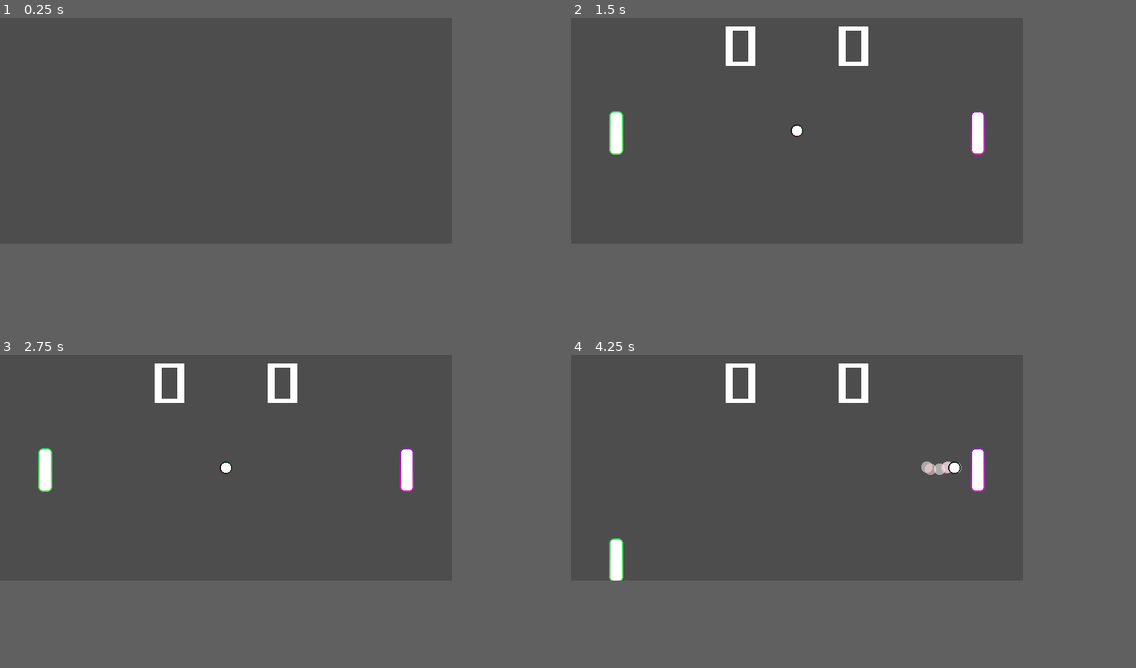
Above: before the commit, frames 1-4 (two rows, left to right).
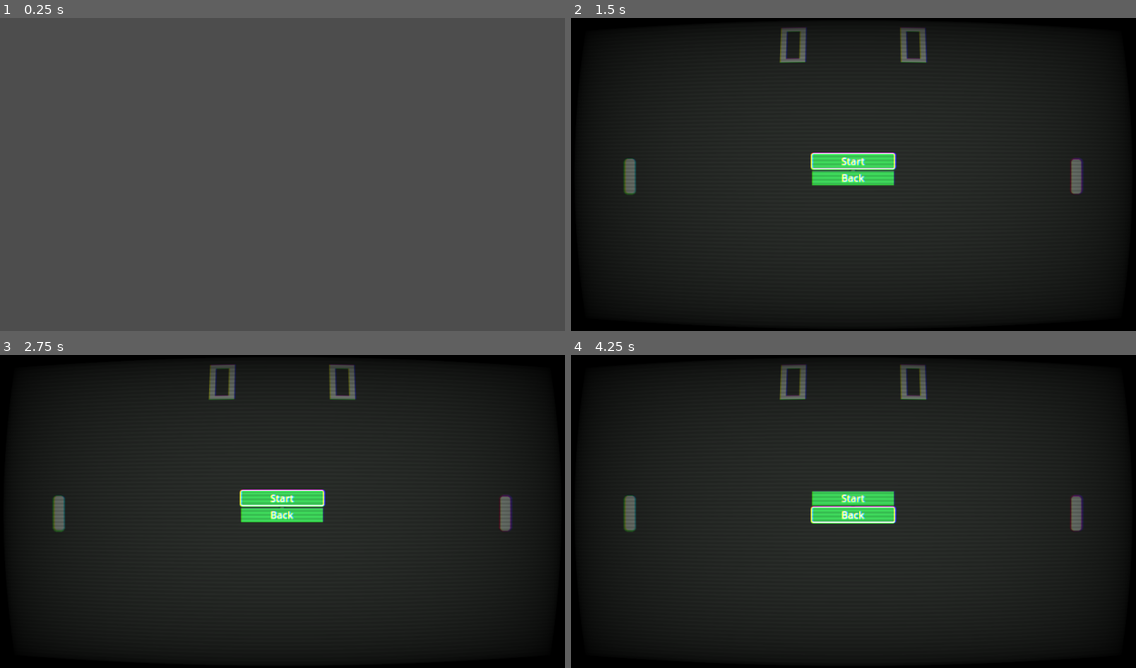
Above: after the commit, the same moments.

Repository: samsvp/godot-small-games
Game: Godot game, scene res://Scenes/main_menu.tscn
The game is run twice, just before and just after one commit, with the same random seed, the same clock (stepped at 60 frames per second) and the same inputs.
Inputs (mouse positions are in pixels of both pictures, inside the frame that each line leads up to):
- Up to frame 1 (0.25 s): no input
- Up to frame 2 (1.5 s): tap Enter at 0.5 s; hold Up (ui_up) 0.53-1.25 s; tap P at 0.6 s; click "Start" at 1.25 s
- Up to frame 3 (2.75 s): click (226, 458) at 2 s, where only the run after the commit has a clickable "Start"
- Up to frame 4 (4.25 s): click (797, 470) at 2.75 s, where only the run after the commit has a clickable "Back"; hold Down (ui_down) from 3.53 s (still down); tap P at 3.6 s
In our replay, the window is 640x320 before the commit and 800x444 after it. These sizes can differ from the game's own. Grey fills any space a smaller window leaves; there, only what the larger window draws over its background counts as a difference.

The runs differ from the first frame. In frame 1, only the window size differs. In frame 2, 81% of the frame differs, in the area x 0-96%, y 0-96%; in frame 3, 81%; in frame 4, 81%.

Commit message:
Added pong

Diff:
--- a/Scenes/Pong/enemy.tscn
+++ b/Scenes/Pong/enemy.tscn
@@ -1,8 +1,9 @@
-[gd_scene load_steps=6 format=3 uid="uid://bsu3ograhbayt"]
+[gd_scene load_steps=7 format=3 uid="uid://bsu3ograhbayt"]
 
 [ext_resource type="Script" path="res://Scripts/Pong/enemy.gd" id="1_dcuid"]
 [ext_resource type="Texture2D" uid="uid://b8h8p063fxsd0" path="res://Sprites/Pong/paddle.png" id="1_javrs"]
 [ext_resource type="Shader" path="res://Shaders/Pong/outline.gdshader" id="2_8sas6"]
+[ext_resource type="AudioStream" uid="uid://mom2rqm3hypj" path="res://Audio/Pong/paddle-hit.wav" id="4_efkrd"]
 
 [sub_resource type="ShaderMaterial" id="ShaderMaterial_o43aq"]
 shader = ExtResource("2_8sas6")
@@ -23,3 +24,6 @@
 [node name="CollisionShape2D" type="CollisionShape2D" parent="."]
 position = Vector2(0, 3)
 shape = SubResource("RectangleShape2D_v65y0")
+
+[node name="AudioStreamPlayer2D" type="AudioStreamPlayer2D" parent="."]
+stream = ExtResource("4_efkrd")
--- a/Scenes/Pong/main.tscn
+++ b/Scenes/Pong/main.tscn
@@ -9,6 +9,7 @@
 [ext_resource type="Texture2D" uid="uid://bgshvok0o73qr" path="res://Sprites/Pong/square-full.png" id="7_ginwb"]
 [ext_resource type="Texture2D" uid="uid://cjile311soywb" path="res://Sprites/Pong/square-black-full.png" id="8_u4qte"]
 [ext_resource type="Texture2D" uid="uid://cbj1arsob4ouc" path="res://Sprites/Pong/button-background-color.png" id="9_7fj3y"]
+[ext_resource type="Shader" path="res://Shaders/Pong/fisheye.gdshader" id="10_gfpeb"]
 
 [sub_resource type="StyleBoxTexture" id="StyleBoxTexture_rx174"]
 texture = ExtResource("9_7fj3y")
@@ -59,11 +60,14 @@
 color_ramp = SubResource("GradientTexture1D_d2uor")
 hue_variation_max = 0.2
 
+[sub_resource type="ShaderMaterial" id="ShaderMaterial_ywqf7"]
+shader = ExtResource("10_gfpeb")
+
 [node name="main" type="Node2D"]
 
 [node name="PlayerScore" type="Sprite2D" parent="."]
 unique_name_in_owner = true
-position = Vector2(240, 40)
+position = Vector2(350, 40)
 texture = ExtResource("6_qu8nt")
 hframes = 3
 vframes = 4
@@ -71,7 +75,7 @@
 
 [node name="EnemyScore" type="Sprite2D" parent="."]
 unique_name_in_owner = true
-position = Vector2(400, 40)
+position = Vector2(550, 40)
 texture = ExtResource("6_qu8nt")
 hframes = 3
 vframes = 4
@@ -105,8 +109,8 @@
 offset_bottom = 40.0
 
 [node name="MainMenuBG" type="Sprite2D" parent="GUI"]
-position = Vector2(320, 160)
-scale = Vector2(25, 25)
+position = Vector2(649.5, 281)
+scale = Vector2(45.5938, 32.5625)
 texture = ExtResource("8_u4qte")
 
 [node name="VBoxContainer" type="VBoxContainer" parent="GUI"]
@@ -116,10 +120,10 @@
 anchor_top = 0.5
 anchor_right = 0.5
 anchor_bottom = 0.5
-offset_left = 234.0
-offset_top = 107.0
-offset_right = 366.0
-offset_bottom = 173.0
+offset_left = 364.0
+offset_top = 197.0
+offset_right = 496.0
+offset_bottom = 263.0
 grow_horizontal = 2
 grow_vertical = 2
 
@@ -146,5 +150,12 @@
 one_shot = true
 explosiveness = 0.5
 
+[node name="CanvasLayer" type="CanvasLayer" parent="."]
+
+[node name="ColorRect" type="ColorRect" parent="CanvasLayer"]
+material = SubResource("ShaderMaterial_ywqf7")
+offset_right = 911.0
+offset_bottom = 509.0
+
 [connection signal="pressed" from="GUI/VBoxContainer/StartButton" to="PongManager" method="_on_start_button_pressed"]
 [connection signal="pressed" from="GUI/VBoxContainer/EndButton" to="PongManager" method="_on_end_button_pressed"]
--- a/Scenes/Pong/player.tscn
+++ b/Scenes/Pong/player.tscn
@@ -1,8 +1,9 @@
-[gd_scene load_steps=6 format=3 uid="uid://138pl61u3e7f"]
+[gd_scene load_steps=7 format=3 uid="uid://138pl61u3e7f"]
 
 [ext_resource type="Script" path="res://Scripts/Pong/player.gd" id="1_bigqu"]
 [ext_resource type="Texture2D" uid="uid://b8h8p063fxsd0" path="res://Sprites/Pong/paddle.png" id="1_dqf1c"]
 [ext_resource type="Shader" path="res://Shaders/Pong/outline.gdshader" id="2_dprcw"]
+[ext_resource type="AudioStream" uid="uid://mom2rqm3hypj" path="res://Audio/Pong/paddle-hit.wav" id="4_mjp48"]
 
 [sub_resource type="ShaderMaterial" id="ShaderMaterial_jdntb"]
 shader = ExtResource("2_dprcw")
@@ -23,3 +24,6 @@
 [node name="CollisionShape2D" type="CollisionShape2D" parent="."]
 position = Vector2(0, 3)
 shape = SubResource("RectangleShape2D_8d1k4")
+
+[node name="AudioStreamPlayer2D" type="AudioStreamPlayer2D" parent="."]
+stream = ExtResource("4_mjp48")
--- a/Scripts/Pong/ball.gd
+++ b/Scripts/Pong/ball.gd
@@ -84,15 +84,15 @@
 
 func _on_body_entered(body: Node2D):
 	if body.name.to_lower() == "player":
-		self.change_direction(body, 1)
+		self.handle_collision(body, 1)
 
 
 func _on_area_entered(area: Area2D):
 	if area.name.to_lower() == "enemy":
-		self.change_direction(area, -1)
+		self.handle_collision(area, -1)
 
 
-func change_direction(node: Node2D, x_direction: int) -> void:
+func handle_collision(node: Node2D, x_direction: int) -> void:
 	self.direction.x = x_direction
 	add_y_direction_noise()
 	Character.set_outline(self.sprite, node.outline_color, 1.0)
@@ -107,6 +107,7 @@
 		"direction", x_direction * Vector3(1, 0, 0)
 	)
 	self.Particle.process_material.color = node.outline_color
+	node.play_hit_audio()
 
 
 func _on_timer_timeout():
--- a/Scripts/Pong/enemy.gd
+++ b/Scripts/Pong/enemy.gd
@@ -10,6 +10,7 @@
 var outline_color := Color(0.8, 0.0, 0.85, 1.0)
 @onready var Ball := %Ball
 @onready var Character = %Character
+@onready var audio_stream := get_node("AudioStreamPlayer2D") as AudioStreamPlayer2D
 
 func _ready():
 	var paddle: Sprite2D = get_node("Paddle")
@@ -36,3 +37,7 @@
 
 func reset():
 	self.position = Character.reset(self.position)
+
+
+func play_hit_audio():
+	audio_stream.play()
--- a/Scripts/Pong/player.gd
+++ b/Scripts/Pong/player.gd
@@ -8,6 +8,7 @@
 var outline_color := Color(0.2, 1.0, 0.3, 1.0)
 @onready var Character = %Character
 @onready var PongManager := %PongManager
+@onready var audio_stream := get_node("AudioStreamPlayer2D") as AudioStreamPlayer2D
 
 
 func _ready():
@@ -32,3 +33,7 @@
 
 func reset():
 	self.position = Character.reset(self.position)
+
+
+func play_hit_audio():
+	audio_stream.play()
--- /dev/null
+++ b/Shaders/Pong/fisheye.gdshader
@@ -0,0 +1,51 @@
+shader_type canvas_item;
+
+uniform sampler2D screen_texture : hint_screen_texture, repeat_disable, filter_nearest;
+
+vec2 curve(vec2 uv)
+{
+	uv = (uv - 0.5) * 2.0;
+	uv *= 1.1;
+	uv.x *= 1.0 + pow((abs(uv.y) / 5.0), 2.0);
+	uv.y *= 1.0 + pow((abs(uv.x) / 4.0), 2.0);
+	uv  = (uv / 2.0) + 0.5;
+	uv =  uv * 0.92 + 0.04;
+	return uv;
+}
+
+
+void fragment()
+{
+	vec2 iResolution = 1.0 / SCREEN_PIXEL_SIZE;
+	vec2 q = FRAGCOORD.xy / iResolution.xy;
+
+	vec2 uv = curve(q);
+	float x = 0.0; //sin(0.3*TIME+uv.y*21.0)*sin(0.7*TIME+uv.y*29.0)*sin(0.3+0.33*TIME+uv.y*31.0)*0.0017;
+	vec3 col;
+	col.r = texture(screen_texture,vec2(x+uv.x+0.001,uv.y+0.001)).x+0.05;
+	col.g = texture(screen_texture,vec2(x+uv.x+0.001,uv.y-0.001)).y+0.05;
+	col.b = texture(screen_texture,vec2(x+uv.x-0.001,uv.y+0.001)).z+0.05;
+	col.r += 0.08*texture(screen_texture,0.75*vec2(x, -0.0027)+vec2(uv.x+0.001,uv.y+0.001)).x;
+	col.g += 0.05*texture(screen_texture,0.75*vec2(x, -0.002)+vec2(uv.x+0.000,uv.y-0.002)).y;
+	col.b += 0.08*texture(screen_texture,0.75*vec2(x, -0.0018)+vec2(uv.x-0.002,uv.y+0.000)).z;
+	col = clamp(col*0.6+0.4*col*col*1.0,0.0,1.0);
+
+	float vig = (0.0 + 1.0*16.0*uv.x*uv.y*(1.0-uv.x)*(1.0-uv.y));
+	col *= vec3(pow(vig,0.3));
+
+	col *= vec3(0.95,1.05,0.95);
+	col *= 2.8;
+
+	float scans = clamp(0.3+0.1*sin(2.5*TIME+uv.y*iResolution.y), 0.0, 1.0);
+
+	float s = pow(scans,2.0);
+	col = col*vec3(0.4+0.7*s) ;
+
+    col *= 1.0+0.01*sin(110.0*TIME);
+	if (uv.x < 0.0 || uv.x > 1.0)
+		col *= 0.0;
+	if (uv.y < 0.0 || uv.y > 1.0)
+		col *= 0.0;
+
+	COLOR = vec4(col,1.0);
+}
--- a/project.godot
+++ b/project.godot
@@ -21,8 +21,9 @@
 
 [display]
 
-window/size/viewport_width=640
-window/size/viewport_height=320
+window/size/viewport_width=900
+window/size/viewport_height=500
+window/size/mode=3
 window/stretch/mode="viewport"
 
 [rendering]
Not shown, added: Audio/Pong/paddle-hit.wav.import
Not shown: 1 places in Scenes/Pong/main.tscn that only renumber resources
Not shown, added: Audio/Pong/paddle-hit.wav
